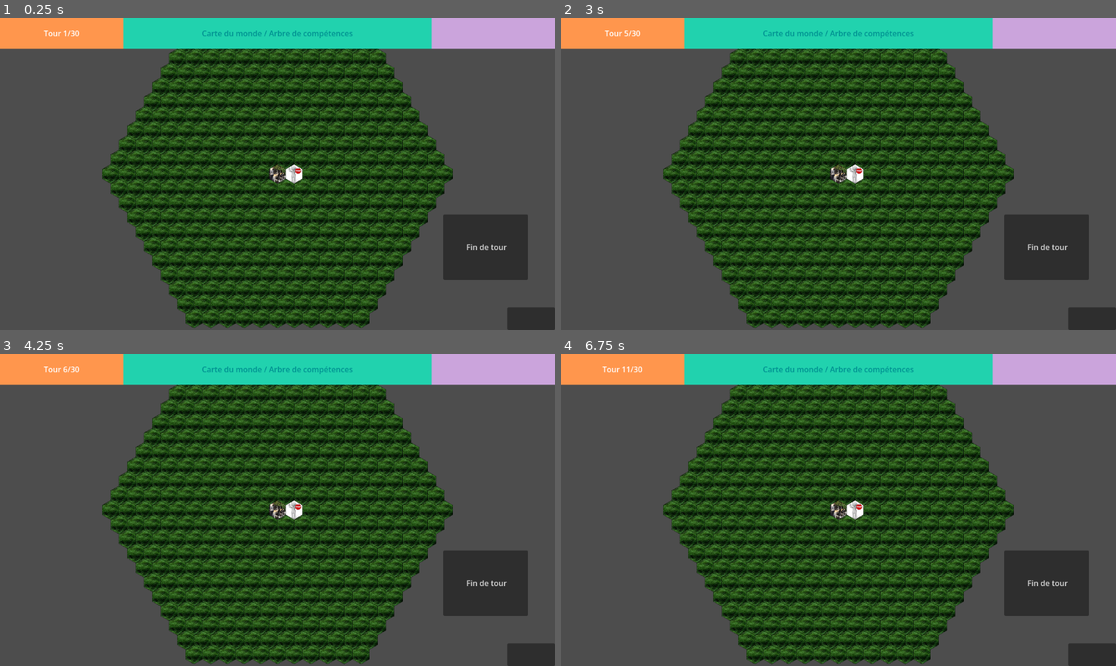
Above: before the commit, frames 1-4 (two rows, left to right).
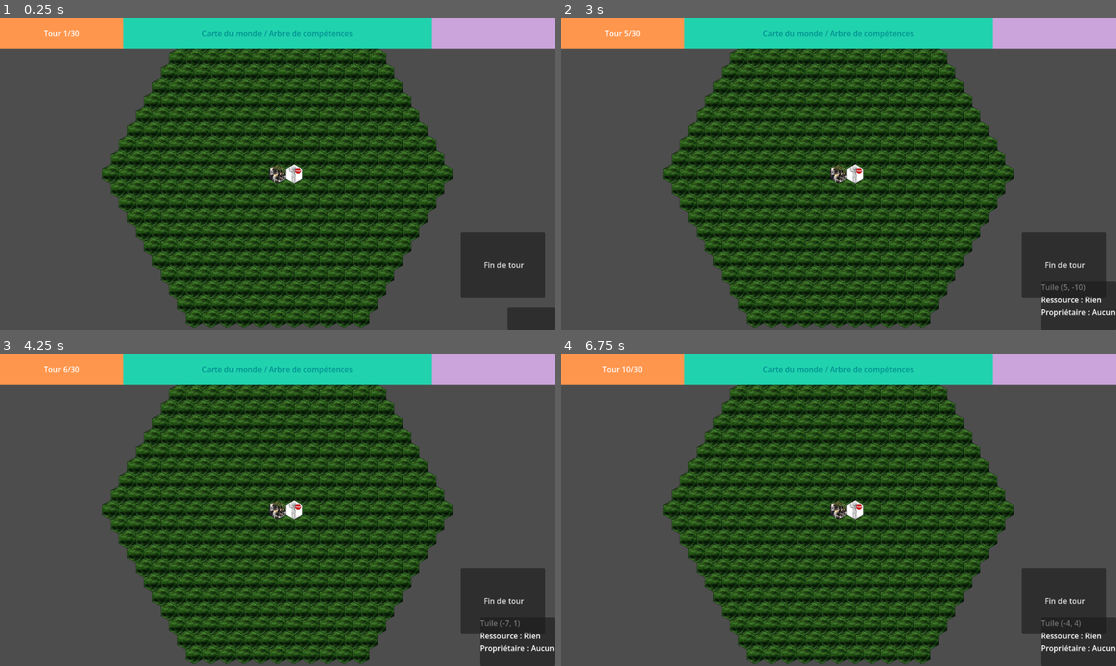
Above: after the commit, the same moments.

Repository: Shoshore/M2-Projet_Jeux_Serieux
Game: Godot game, scene res://Scenes/tile_map.tscn
Two runs of this game, one before a commit and one after it. Both use one fixed random seed, a clock stepped at 60 frames per second and the inputs below. The engine's default icon, where the game draws it, is replaced by a stand-in: a white triangle on a blue panel in a dark square.
Inputs (mouse positions are in pixels of both pictures, inside the frame that each line leads up to):
- Up to frame 1 (0.25 s): no input
- Up to frame 2 (3 s): click "Fin de tour" at 0.5 s; click "Fin de tour" at 1.25 s; click "Fin de tour" at 2 s; tap Enter at 2.75 s; move the mouse to (838, 33) at 2.77 s; click (838, 33) at 2.92 s
- Up to frame 3 (4.25 s): tap Space at 3.5 s; move the mouse to (166, 525) at 3.52 s; click (166, 525) at 3.67 s
- Up to frame 4 (6.75 s): tap Enter at 4.25, 5.75 s; move the mouse to (894, 441) at 4.27 s; click (894, 441) at 4.42 s; tap Space at 5, 6.5 s; move the mouse to (810, 572) at 5.02 s; click (810, 572) at 5.17 s; move the mouse to (1005, 556) at 5.77 s; click (1005, 556) at 5.92 s; move the mouse to (672, 463) at 6.52 s; click (672, 463) at 6.67 s

The runs differ from the first frame. In frame 1, 2.8% of the frame differs, in the area x 79-99%, y 63-90%; in frame 2, 3.6%; in frame 3, 3.6%; in frame 4, 3.6%, in the area x 11-100%, y 4-100%.

Commit message:
Made input manager and ranamed some node

Diff:
--- a/Scenes/tile_map.tscn
+++ b/Scenes/tile_map.tscn
@@ -6,6 +6,7 @@
 [ext_resource type="PackedScene" uid="uid://clvd24krlov8t" path="res://Scenes/Window_info.tscn" id="4_anah5"]
 [ext_resource type="PackedScene" uid="uid://c2tgprmtfh8kh" path="res://Scenes/Tour_info.tscn" id="4_xftlc"]
 [ext_resource type="AudioStream" uid="uid://dmmixpc8wgrje" path="res://Audio/mlrpg3_mario_wahoo.wav" id="6_6mpdi"]
+[ext_resource type="Script" uid="uid://gajots8yhk82" path="res://scripts/input_manager.gd" id="7_xsk5a"]
 
 [sub_resource type="ArrayMesh" id="ArrayMesh_u0tgg"]
 
@@ -36,40 +37,47 @@
 
 [node name="camera" type="Camera2D" parent="cameraManager" unique_id=1308402294]
 
-[node name="CanvasLayer2" type="CanvasLayer" parent="." unique_id=1684117705]
+[node name="HUD" type="CanvasLayer" parent="." unique_id=1684117705]
 
-[node name="Control" type="Control" parent="CanvasLayer2" unique_id=1631286862]
+[node name="Control" type="Control" parent="HUD" unique_id=1631286862]
 layout_mode = 3
 anchors_preset = 0
 offset_right = 40.0
 offset_bottom = 40.0
 
-[node name="HBoxContainer" type="HBoxContainer" parent="CanvasLayer2/Control" unique_id=1387166470]
+[node name="HBoxContainer" type="HBoxContainer" parent="HUD/Control" unique_id=1387166470]
 layout_mode = 0
 offset_right = 40.0
 offset_bottom = 40.0
 theme_override_constants/separation = 0
 
-[node name="Tour_info" parent="CanvasLayer2/Control/HBoxContainer" unique_id=1257898175 instance=ExtResource("4_xftlc")]
+[node name="Tour_info" parent="HUD/Control/HBoxContainer" unique_id=1257898175 instance=ExtResource("4_xftlc")]
 layout_mode = 2
 
-[node name="Window_info" parent="CanvasLayer2/Control/HBoxContainer" unique_id=1294059647 instance=ExtResource("4_anah5")]
+[node name="Window_info" parent="HUD/Control/HBoxContainer" unique_id=1294059647 instance=ExtResource("4_anah5")]
 layout_mode = 2
 
-[node name="Ressources" parent="CanvasLayer2/Control/HBoxContainer" unique_id=2002279104 instance=ExtResource("3_03na7")]
+[node name="Ressources" parent="HUD/Control/HBoxContainer" unique_id=2002279104 instance=ExtResource("3_03na7")]
 layout_mode = 2
 
-[node name="Button" type="Button" parent="CanvasLayer2/Control" unique_id=1271260887]
+[node name="End_turn_button" type="Button" parent="HUD/Control" unique_id=1271260887]
 layout_mode = 0
-offset_left = 920.0
-offset_top = 408.0
-offset_right = 1096.0
-offset_bottom = 544.0
+offset_left = 956.0
+offset_top = 445.0
+offset_right = 1132.0
+offset_bottom = 581.0
 text = "Fin de tour"
 icon = SubResource("MeshTexture_rlxc1")
 
-[node name="AudioClick" type="AudioStreamPlayer2D" parent="CanvasLayer2/Control/Button" unique_id=2123704296]
+[node name="AudioClick" type="AudioStreamPlayer2D" parent="HUD/Control/End_turn_button" unique_id=2123704296]
 stream = ExtResource("6_6mpdi")
 volume_db = 12.0
 
-[connection signal="pressed" from="CanvasLayer2/Control/Button" to="." method="_on_button_pressed"]
+[node name="input_manager" type="Node2D" parent="." unique_id=951359079]
+script = ExtResource("7_xsk5a")
+
+[connection signal="pressed" from="HUD/Control/End_turn_button" to="." method="_on_end_turn_button_pressed"]
+[connection signal="board_click" from="input_manager" to="." method="_on_input_board_click"]
+[connection signal="camera_is_pressed" from="input_manager" to="cameraManager" method="_on_input_manager_camera_is_pressed"]
+[connection signal="camera_position" from="input_manager" to="cameraManager" method="_on_input_manager_camera_position"]
+[connection signal="camera_zoom" from="input_manager" to="cameraManager" method="_on_input_manager_camera_zoom"]
--- a/scripts/camera_manager.gd
+++ b/scripts/camera_manager.gd
@@ -2,17 +2,22 @@
 
 var isPressed := false
 
-
-func _input(event: InputEvent) -> void:
-	if event is InputEventMouseMotion and isPressed:
-		global_position -= event.relative
+func _on_input_manager_camera_position(position: Vector2) -> void:
+	if isPressed:
+		global_position -= position
 
 
-	if event is InputEventMouseButton:
-		if event.button_index == MOUSE_BUTTON_LEFT:
-			isPressed = event.pressed
+func _on_input_manager_camera_is_pressed(is_pressed: bool) -> void:
+	isPressed = is_pressed
 
-		if event.button_index == MOUSE_BUTTON_WHEEL_UP :
-			$camera.zoom += Vector2(0.01,0.01)
-		if event.button_index == MOUSE_BUTTON_WHEEL_DOWN :
-			$camera.zoom -= Vector2(0.01,0.01)
+
+func _on_input_manager_camera_zoom(zoom: Vector2) -> void:
+	$camera.zoom += zoom
+
+#func _unhandled_input(event: InputEvent) -> void:
+	#if event is InputEventMouseMotion and isPressed:
+		#global_position -= event.relative
+
+	#if event is InputEventMouseButton:
+		#if event.button_index == MOUSE_BUTTON_LEFT:
+			#isPressed = event.pressed
--- a/scripts/input_manager.gd
+++ b/scripts/input_manager.gd
@@ -1,33 +1,30 @@
 extends Node2D
 
+signal board_click(position: Vector2)
+signal camera_zoom(zoom: Vector2)
+signal camera_position(position: Vector2)
+signal camera_is_pressed(is_pressed: bool)
+#func _on_tree_button_toggled(toggled_on: bool) -> void:
+	#map.is_board_clickable = !toggled_on
 
-func _on_tile_clicked(tile: Tile) -> void:
-	label_info.text = tile.get_info_text()
-	var build = tile.building
-	if build:
-		build.display()
-
-
-func _on_tree_button_toggled(toggled_on: bool) -> void:
-	map.is_board_clickable = !toggled_on
-
-
-
-func detecter_clic(position_locale: Vector2) -> void:
-	var coord := map.pixel_to_coords(position_locale)
-	var tile := map.get_tile_at(coord)
-	if tile != null:
-		_on_tile_clicked(tile)
-		selection.on_tile_clicked(tile)
-
-
-
-
+# on peux bouger la cam tous en sélectionnant une tuile
 func _unhandled_input(event: InputEvent) -> void:
 	if event is InputEventMouseButton:
-		if event.button_index == MOUSE_BUTTON_LEFT and event.pressed:
-			var position_souris := get_local_mouse_position()
-			detecter_clic(position_souris)
+		if event.button_index == MOUSE_BUTTON_LEFT:
+			var is_pressed = event.pressed
+			camera_is_pressed.emit(is_pressed)
+			if is_pressed:
+				var position_souris := get_local_mouse_position()
+				board_click.emit(position_souris)
+
+		if event.button_index == MOUSE_BUTTON_WHEEL_UP:
+			camera_zoom.emit(Vector2(0.01, 0.01))
+
+		elif event.button_index == MOUSE_BUTTON_WHEEL_DOWN:
+			camera_zoom.emit(Vector2(-0.01, -0.01))
+
+	if event is InputEventMouseMotion:
+		camera_position.emit(event.relative)
 
 
 #CREER UN INPUT MANAGER QUAND TOUT MARCHE POUR RENDRE LE CODE PLUS LISIBLE
--- a/scripts/turn_manager.gd
+++ b/scripts/turn_manager.gd
@@ -13,7 +13,7 @@
 func _ready() -> void:
 	add_child(map)
 	_map_filling(map)
-	$CanvasLayer2/Control/HBoxContainer/Tour_info/Label.text = "Tour " + str(current_turn) +"/"+str(game_length)
+	$HUD/Control/HBoxContainer/Tour_info/Label.text = "Tour " + str(current_turn) +"/"+str(game_length)
 
 
 func _map_filling(map: Map) -> void:
@@ -24,12 +24,6 @@
 	tile.building = player_company #modifier constructeur si nécessaire
 	company_array[0] = player_company
 	tile.reload_visual()
-
-#func _process(delta: float) -> void:
-
-
-
-
 
 
 # Les datas des entreprises :
@@ -51,8 +45,26 @@
 		company_array.get(key).update_end_turn(tour)
 
 
-func _on_button_pressed() -> void:
-	$CanvasLayer2/Control/Button/AudioClick.play()
+func _on_end_turn_button_pressed() -> void:
+	$HUD/Control/End_turn_button/AudioClick.play()
 	current_turn+=1
-	$CanvasLayer2/Control/HBoxContainer/Tour_info/Label.text = "Tour " + str(current_turn) +"/"+str(game_length)
+	$HUD/Control/HBoxContainer/Tour_info/Label.text = "Tour " + str(current_turn) +"/"+str(game_length)
 	_update_companies(current_turn)
+
+
+func _on_tile_clicked(tile: Tile) -> void:
+	label_info.text = tile.get_info_text()
+	var build = tile.building
+	if build:
+		build.display()
+
+
+func _on_input_board_click(position: Vector2) -> void:
+	var coord := map.pixel_to_coords(position)
+	var tile := map.get_tile_at(coord)
+	if tile != null:
+		_on_tile_clicked(tile)
+		selection.on_tile_clicked(tile)
+		print("tile")
+	else:
+		print("no tile")
